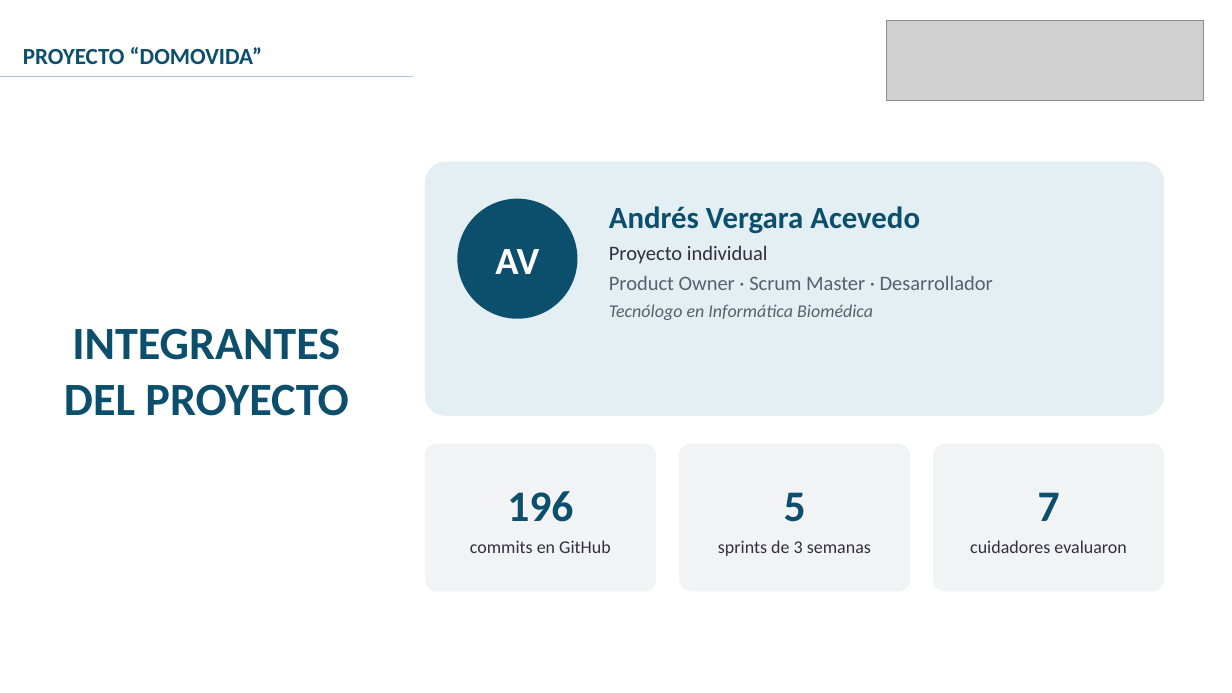
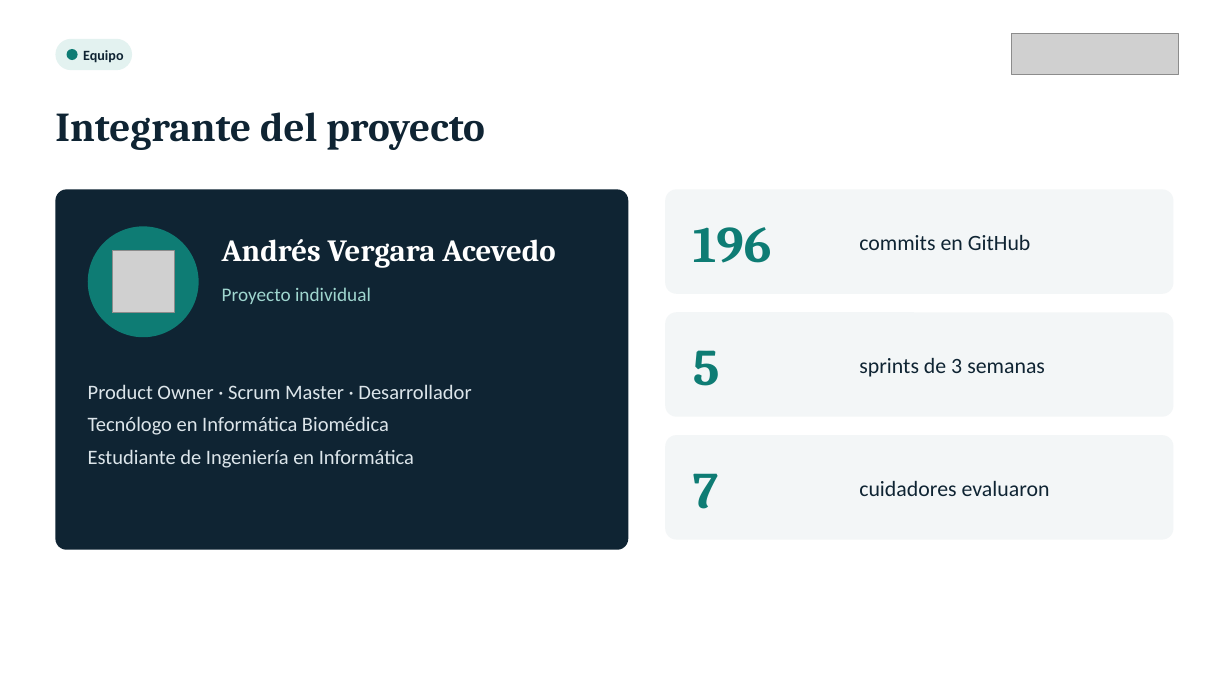
Before and after one commit to AndresVergara74/domovida-backend, a slide deck: slide 2 of docs/fase3/VERGARA_ANDRES_Presentacion_Defensa_DomoVida.pptx. Drawn at 1232x693 pixels with LibreOffice and Linux fonts; fonts in the diff are those of the drawing; grey boxes stand for pictures. Boxes give left, top, right and bottom in pixels: in the first picture for what was removed or moved away, otherwise in the second. Text is boxed around its words. In the diff, an @@ line names an element or a change of style, - is before the commit and + after.

```diff
--- a/docs/fase3/VERGARA_ANDRES_Presentacion_Defensa_DomoVida.pptx
+++ b/docs/fase3/VERGARA_ANDRES_Presentacion_Defensa_DomoVida.pptx
@@ rounded rectangle added at bbox=[55, 39, 132, 70], fill #E3F2F0 @@
@@ ellipse added at bbox=[67, 49, 78, 60], fill #0E7C74 @@
@@ text added at bbox=[83, 50, 124, 63], 11 pt, text #0F2433, bold @@
+Equipo
@@ picture: place and size @@
-picture at bbox=[886, 21, 1204, 101]
+picture at bbox=[1012, 33, 1178, 75]
@@ line removed from (0, 77) to (413, 77) @@
@@ text "Integrante del proyecto" at bbox=[55, 112, 485, 150]: vertical alignment top to middle @@
@@ text at bbox=[55, 112, 485, 150]: text changed; size 18 to 32 pt; font Calibri to Cambria; text colour #0B4F6C to #0F2433 @@
-PROYECTO “DOMOVIDA”
+Integrante del proyecto
@@ rounded rectangle removed at bbox=[425, 162, 1165, 416] @@
@@ rounded rectangle added at bbox=[55, 189, 628, 550], fill #0F2433 @@
@@ ellipse removed at bbox=[457, 199, 578, 319] @@
-AV
@@ text at bbox=[609, 206, 920, 264]: paragraphs removed @@
-Andrés Vergara Acevedo
-Proyecto individual
@@ rounded rectangle added at bbox=[665, 189, 1174, 294], fill #F3F6F7 @@
@@ size 14 to 17 pt, text colour #332F3D to #0F2433; alignment centre to left; less space between paragraphs; fill #F2F3F5 to none in 3 elements at bbox=[859, 481, 1050, 496], bbox=[859, 358, 1045, 377], bbox=[859, 235, 1031, 250] @@
@@ text "commits en GitHub": place and size @@
-text "commits en GitHub" at bbox=[425, 444, 656, 592]
+text "commits en GitHub" at bbox=[859, 235, 1031, 250]
@@ ellipse added at bbox=[88, 226, 199, 337], fill #0E7C74 @@
@@ text added at bbox=[222, 239, 556, 268], 24 pt, text #FFFFFF, bold @@
+Andrés Vergara Acevedo
@@ text added at bbox=[693, 227, 771, 263], 40 pt, text #0E7C74, bold @@
+196
@@ picture added at bbox=[112, 250, 174, 312] @@
@@ text added at bbox=[222, 287, 371, 304], 15 pt, text #9FD6CF @@
+Proyecto individual
@@ text removed at bbox=[64, 328, 348, 416] @@
-INTEGRANTES DEL PROYECTO
@@ rounded rectangle added at bbox=[665, 312, 1174, 417], fill #F3F6F7 @@
@@ text "sprints de 3 semanas": place and size @@
-text "sprints de 3 semanas" at bbox=[679, 444, 910, 592]
+text "sprints de 3 semanas" at bbox=[859, 358, 1045, 377]
@@ text added at bbox=[693, 350, 720, 386], 40 pt, text #0E7C74, bold @@
+5
@@ text at bbox=[88, 384, 471, 435]: text colour #5A5F6B to #DCE5EA in "Product Owner · Scrum Master · Desarrollador", "Tecnólogo en Informática Biomédica"; size 14 to 16 pt, italic off in "Tecnólogo en Informática Biomédica"; more space between paragraphs @@
@@ text "Product Owner · Scrum Master ...": place and size @@
-text "Product Owner · Scrum Master ..." at bbox=[609, 206, 993, 320]
+text "Product Owner · Scrum Master ..." at bbox=[88, 384, 471, 468]
@@ text at bbox=[88, 449, 414, 468]: paragraph added @@
+Estudiante de Ingeniería en Informática
@@ rounded rectangle added at bbox=[665, 435, 1174, 540], fill #F3F6F7 @@
@@ text "cuidadores evaluaron": place and size @@
-text "cuidadores evaluaron" at bbox=[933, 444, 1165, 592]
+text "cuidadores evaluaron" at bbox=[859, 481, 1050, 496]
@@ text added at bbox=[693, 473, 718, 509], 40 pt, text #0E7C74, bold @@
+7
@@ text at bbox=[507, 491, 573, 522]: paragraph removed @@
-196
@@ text at bbox=[784, 492, 806, 522]: paragraph removed @@
-5
@@ text at bbox=[1038, 492, 1060, 521]: paragraph removed @@
-7
```
Also in this commit, not shown: 12 other slides changed, 8 slides added, 8 slides removed.
